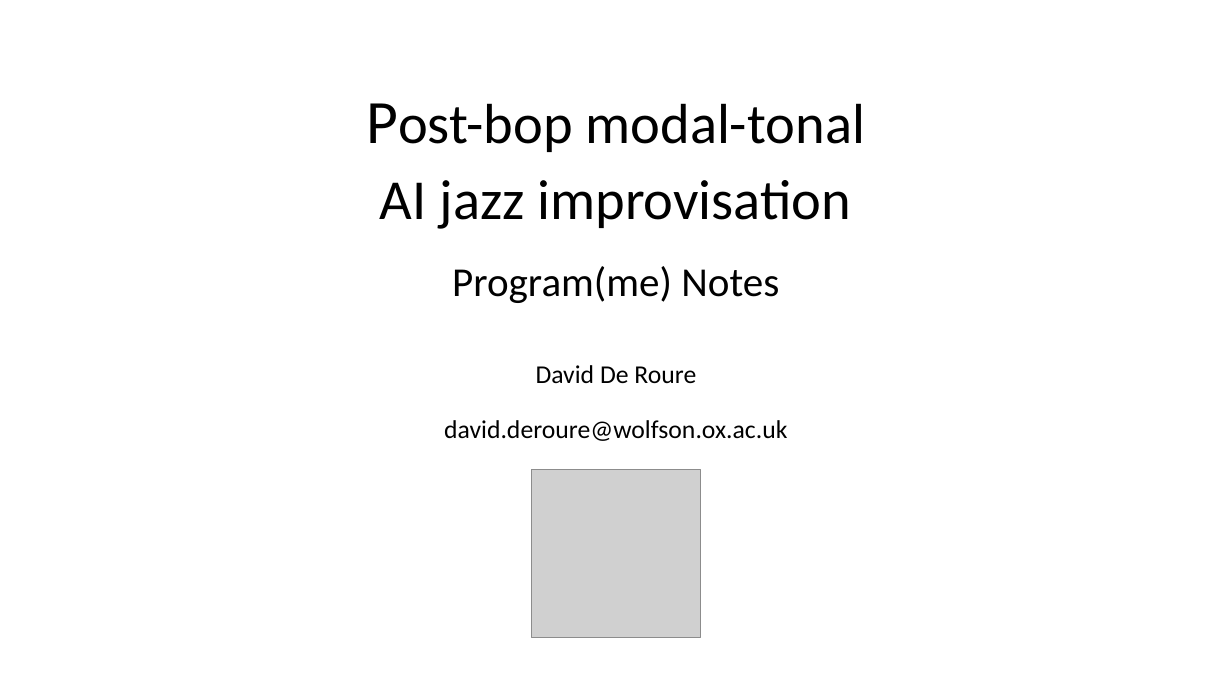
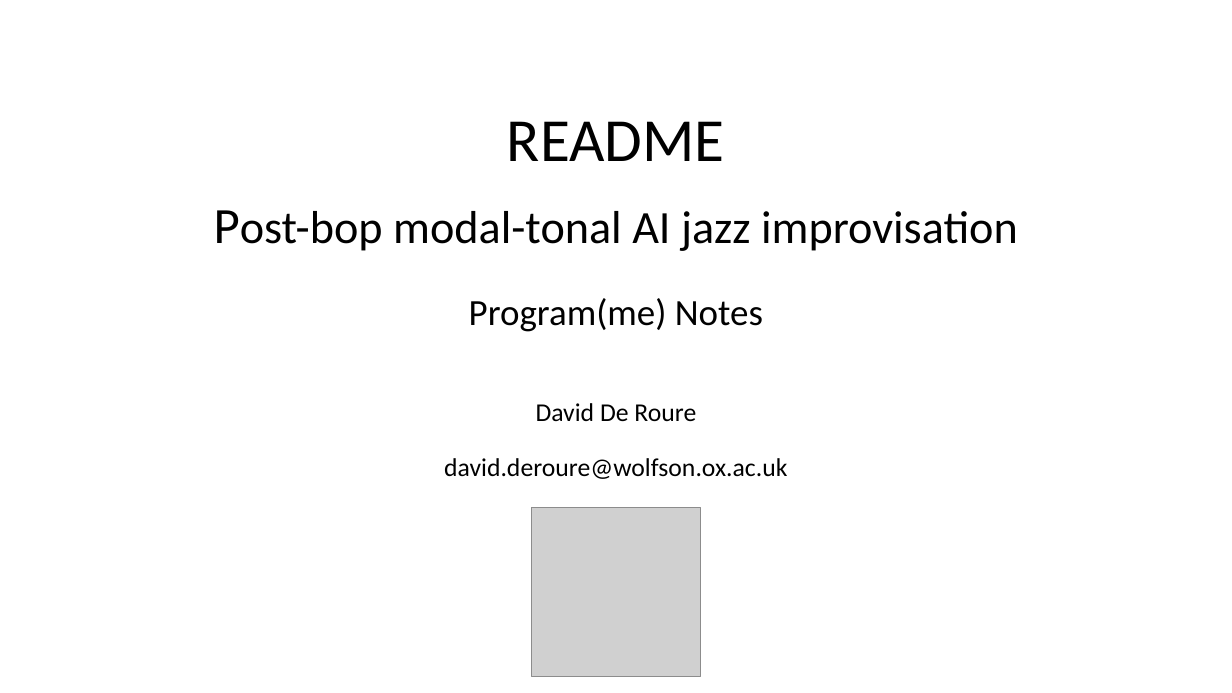
Before and after one commit to davidderoure/wolfson, a slide deck: slide 1 of docs/wolfson.pptx. Drawn at 1232x693 pixels with LibreOffice and Linux fonts; fonts in the diff are those of the drawing; grey boxes stand for pictures. Boxes give left, top, right and bottom in pixels: in the first picture for what was removed or moved away, otherwise in the second. Text is boxed around its words. In the diff, an @@ line names an element or a change of style, - is before the commit and + after.

```diff
--- a/docs/wolfson.pptx
+++ b/docs/wolfson.pptx
@@ title at (x1=240, y1=121, x2=1018, y2=332): text changed; size 44 to 36 pt @@
-Post-bop modal-tonal
-AI jazz improvisation
-Program(me) Notes
+README
+Post-bop modal-tonal AI jazz improvisation
+Program(me) Notes
@@ subtitle "David De Roure" moved from (x1=444, y1=365, x2=787, y2=441) to (x1=444, y1=403, x2=787, y2=479) @@
@@ picture moved from (x1=531, y1=470, x2=701, y2=639) to (x1=531, y1=507, x2=701, y2=677) @@
```
Also in this commit, not shown: 8 other slides changed, 2 other files.
